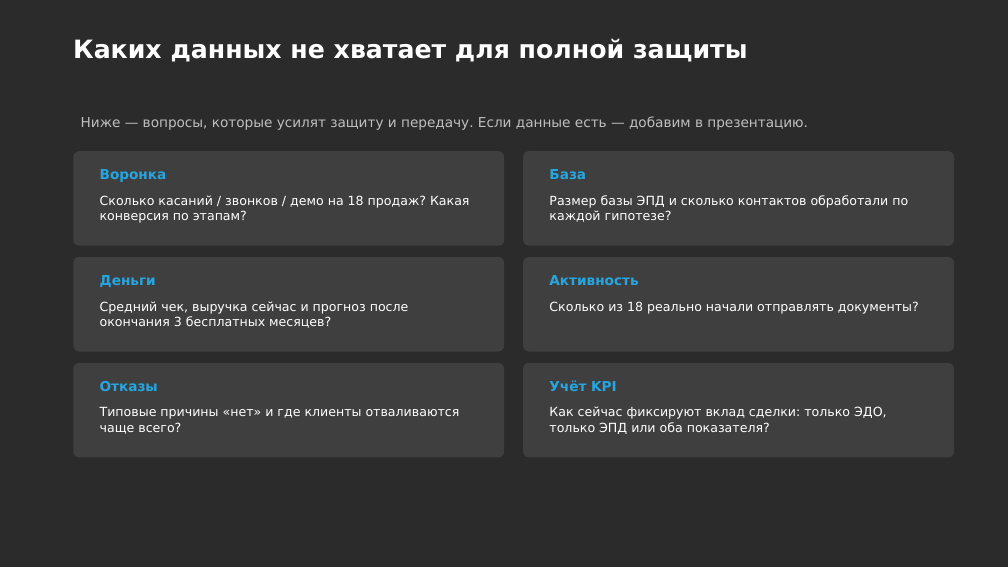
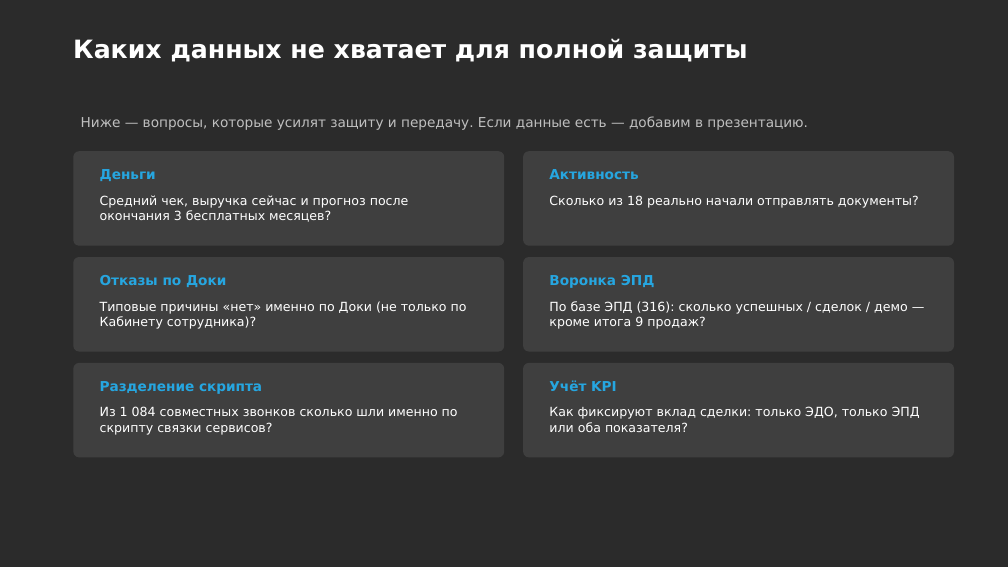
Before and after one commit to daaanilNikonov/for-lisa, a slide deck: slide 16 of presentation/Доки_Аналитика_защита_и_тиражирование.pptx (slide 13 before the commit). Drawn at 1008x567 pixels with LibreOffice and Linux fonts; fonts in the diff are those of the drawing; background and template pictures are left out; a plain dark background stands for a picture behind light text. Boxes give left, top, right and bottom in pixels: in the first picture for what was removed or moved away, otherwise in the second. Text is boxed around its words. In the diff, an @@ line names an element or a change of style, - is before the commit and + after.

```diff
--- a/presentation/Доки_Аналитика_защита_и_тиражирование.pptx
+++ b/presentation/Доки_Аналитика_защита_и_тиражирование.pptx
@@ text at (x1=100, y1=169, x2=156, y2=181): text changed @@
-Воронка
+Деньги
@@ text at (x1=549, y1=169, x2=638, y2=179): text changed @@
-База
+Активность
@@ text at (x1=100, y1=195, x2=409, y2=222): text changed @@
-Сколько касаний / звонков / демо на 18 продаж? Какая конверсия по этапам?
+Средний чек, выручка сейчас и прогноз после окончания 3 бесплатных месяцев?
@@ text at (x1=549, y1=195, x2=919, y2=208): text changed @@
-Размер базы ЭПД и сколько контактов обработали по каждой гипотезе?
+Сколько из 18 реально начали отправлять документы?
@@ text at (x1=100, y1=275, x2=226, y2=287): text changed @@
-Деньги
+Отказы по Доки
@@ text at (x1=549, y1=275, x2=655, y2=288): text changed @@
-Активность
+Воронка ЭПД
@@ text at (x1=100, y1=301, x2=467, y2=329): text changed @@
-Средний чек, выручка сейчас и прогноз после окончания 3 бесплатных месяцев?
+Типовые причины «нет» именно по Доки (не только по Кабинету сотрудника)?
@@ text at (x1=549, y1=301, x2=908, y2=329): text changed @@
-Сколько из 18 реально начали отправлять документы?
+По базе ЭПД (316): сколько успешных / сделок / демо — кроме итога 9 продаж?
@@ text at (x1=100, y1=381, x2=262, y2=394): text changed @@
-Отказы
+Разделение скрипта
@@ text at (x1=100, y1=406, x2=458, y2=435): text changed @@
-Типовые причины «нет» и где клиенты отваливаются чаще всего?
+Из 1 084 совместных звонков сколько шли именно по скрипту связки сервисов?
@@ text at (x1=549, y1=406, x2=920, y2=432): text changed @@
-Как сейчас фиксируют вклад сделки: только ЭДО, только ЭПД или оба показателя?
+Как фиксируют вклад сделки: только ЭДО, только ЭПД или оба показателя?
```
Also in this commit, not shown: 7 other slides changed, 3 slides added, 2 other files.
